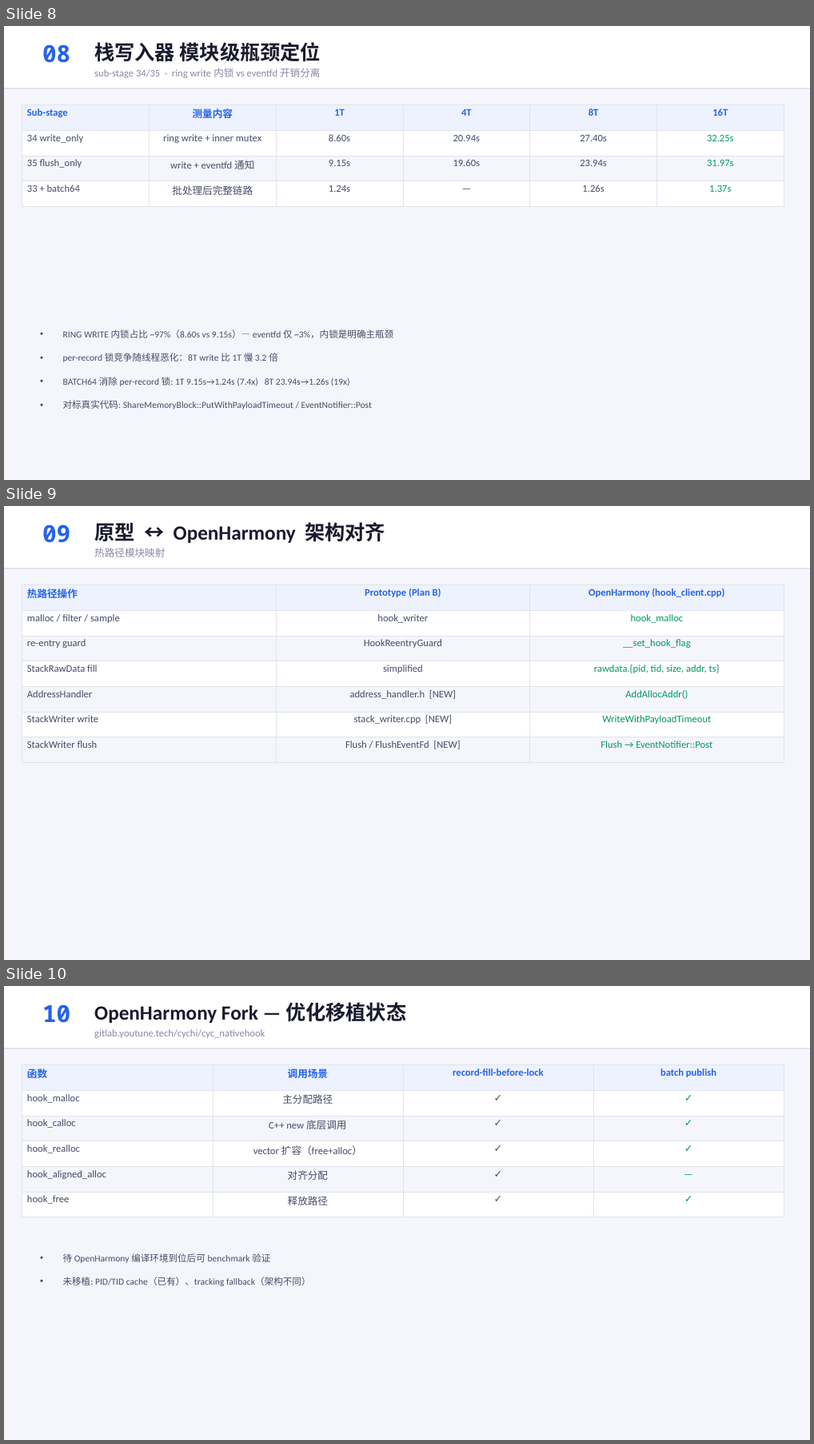
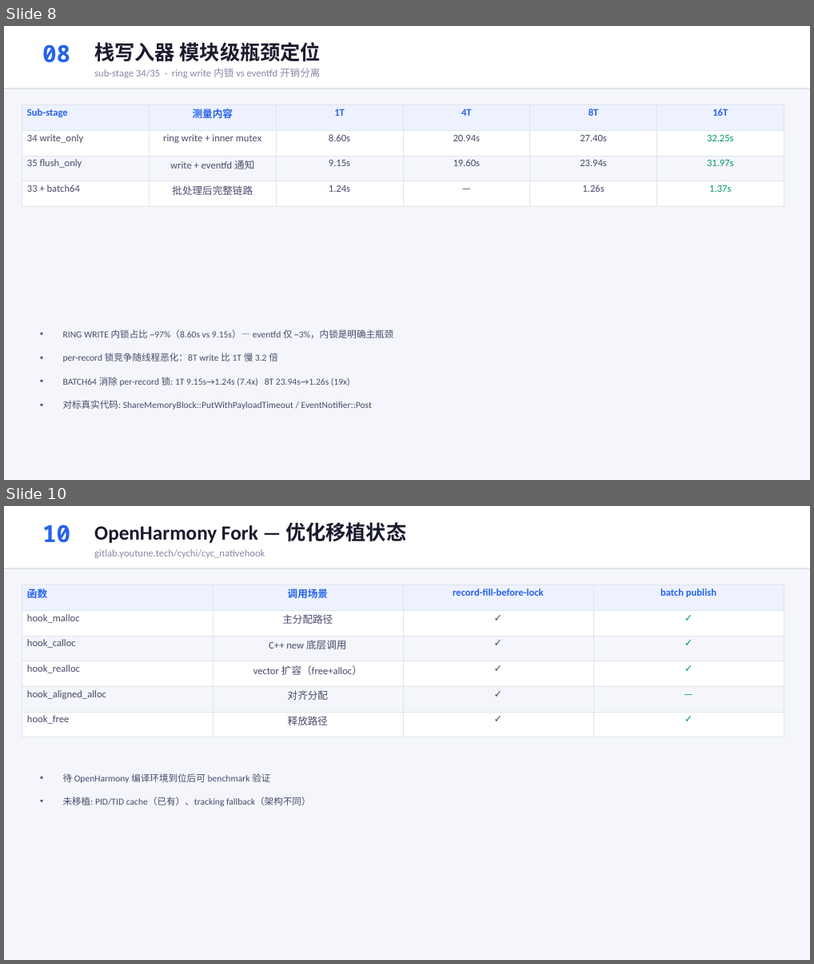
Before and after one commit to YiChiChen1106/Nativehook_linux_planb, a slide deck: presentation/native_hook_progress_2026-06-05.pptx. Shown one above the other, each under a label of ours: slides 8, 9 and 10 before the commit, slides 8 and 10 after it; the slides between them are not shown. The pictures are 814x1444 and 814x964 pixels, drawn with LibreOffice and Linux fonts; fonts in the diff are those of the drawing. Boxes give left, top, right and bottom in pixels: in the first picture for what was removed or moved away, otherwise in the second. Text is boxed around its words. In the diff, an @@ line names an element or a change of style, - is before the commit and + after.

```diff
--- a/presentation/native_hook_progress_2026-06-05.pptx
+++ b/presentation/native_hook_progress_2026-06-05.pptx
@@ slide 9 removed at box(4, 506, 810, 960), background #F4F6FB @@
@@ rectangle removed at box(4, 506, 810, 569) @@
@@ text removed at box(42, 524, 70, 543) @@
-09
@@ text removed at box(94, 522, 386, 543) @@
-原型 ↔ OpenHarmony 架构对齐
@@ text removed at box(94, 548, 165, 557) @@
-热路径模块映射
@@ rectangle removed at box(4, 568, 810, 569) @@
@@ table removed at box(22, 584, 784, 752), 7 rows, 3 columns @@
-热路径操作 | Prototype (Plan B) | OpenHarmony (hook_client.cpp)
-malloc / filter / sample | hook_writer | hook_malloc
-re-entry guard | HookReentryGuard | __set_hook_flag
-StackRawData fill | simplified | rawdata.{pid, tid, size, addr, ts}
-AddressHandler | address_handler.h [NEW] | AddAllocAddr()
-StackWriter write | stack_writer.cpp [NEW] | WriteWithPayloadTimeout
-StackWriter flush | Flush / FlushEventFd [NEW] | Flush → EventNotifier::Post
```
Also in this commit, not shown: 1 slide added, 2 other files.
